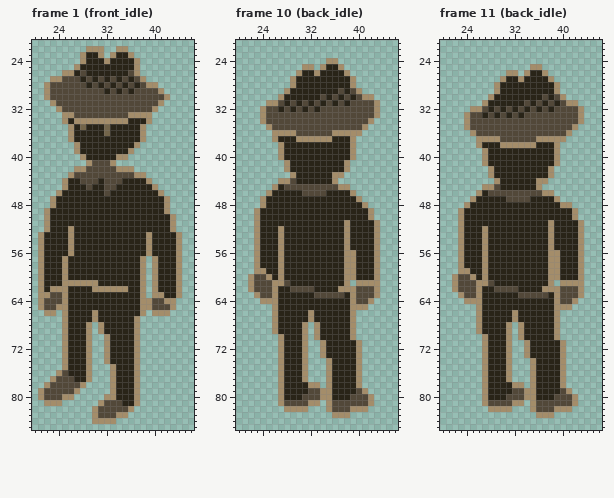
A pixel-art file gets an edit: Aseprite/characters/widower.aseprite. Above, as it was before the edit.
64x96 pixels, 18 frames. Shown: frame 1 (front_idle): x 20..46, y 21..85; frame 10 (back_idle): x 20..46, y 21..85; frame 11 (back_idle): x 20..46, y 21..85. The commit also changed other frames, which this record leaves out.
The result:
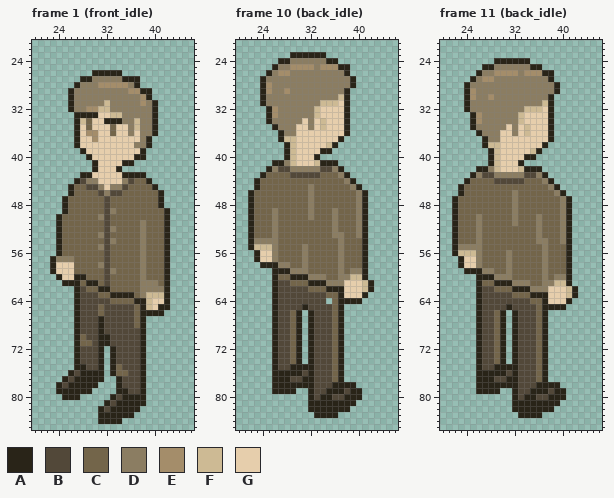
Palette (. is transparent): A #292418  B #524839  C #73654a  D #8b7d62  E #a48d6a  F #cdba94  G #e6ceac
From old to new:
Changed rows in their new state; - is an unchanged pixel.
Frame 1 (front_idle), layer "Layer 3":
first column x 21:
22 --------...--..---------
23 -------....-....--------
24 -------..........-------
25 ------...........-------
26 ----.....-----...-------
27 --.....-ADDDDDA-A.------
28 -.....ADDDEEEEED-...----
29 -....ADDDDDDDDDEEAA..---
30 -....ADDDDDDDDDDDEA...--
31 --...ADDDDDFDDDDDEDA.---
32 ---..ADDEEFFDDDDDDDA----
33 ----..AAAAGGFFDDDDDA----
34 ----..AFCGGAAADDFDDA----
35 -----.-GCGGGCGGDFDDA----
36 -----.-GEEGGCGGDGDDA----
37 -----.-GGEGGGGGGGDA-----
38 ------AGGGGGGGGGDDA-----
39 ------.-GGGGGGGGGA------
40 -------.-GGGGGGGAA------
41 --------.AGGGGAA--------
42 ------...AGGGA..--------
43 -----..AAGGGGGAAAA------
44 ----..--DDGGGGDBCCA-----
45 ----.-CC-BDGDDBCCCCA----
46 ---..-CCCCBDBBCCCCCCA---
47 --..-CCCCCCBCCCCCCCC-.--
48 --..-CCCCCCBCCCCCCCC-.--
49 -...-CCCCCCBDCCCCCCCCA--
50 -..-CCCCCCDBCCCCCCCCC-.-
51 -..-CCCCCCCBCCCCCDCCC-.-
52 -..-CCCCCCCBDCCCCDCCC-.-
53 ...-CCCCCCDBCCCCCDCCC-..
54 ...-CCCCCCCBDCCCCDCCC-..
55 ...-CCCCCCDBCCCCCDCCC-..
56 ...-CCCCCCCBCCCCCDCCC-..
57 ..-DDDCCCCCBCCCCCDCCC-..
58 ..-GGGCCCCDBCCCCCDCCC-..
59 ..-GGGCCCCCBDCCCCDCCC-..
60 ...-GG--CCCBCCCCCDCCC-..
61 ....AAACAACBCCCCCDDDC-..
62 ......-BCCAACCCCCDDDD-..
63 ......-BBBCC----CDFFF-..
64 ......-BBBBBCCCC-AFGGA.-
65 ......-BBBCBBBBBCAFGAA.-
66 -..-..-BBBCBBBBBCAAAA.--
67 ----..-BBB-BBBBBCA------
68 ----..-BBBABBBBBCA------
69 ----..-BBBABBBBBBA------
70 ----..-CBBAABBBBBA------
71 ----..-CCBAABBBBBA------
72 ----..-BBBA.-BBBBA------
73 ----..-BBBA.-BBBBA------
74 ----..-BBBA.-BBBBA------
75 ----..--BBA-ACBBBA------
76 ---..-B-AAA-ACCBBA------
77 --..A---AAA-.-BBBA------
78 -..A-AAAAA--.-BBBA------
79 ...AAAAAA---.--BBA------
80 ....AAA----.AB--AA------
81 -...------.A-A--AA------
82 ---------.A-AAAAA-------
83 ---------.AAAAAA--------
84 ---------.AAAA----------
Frame 10 (back_idle), layer "Layer 3":
first column x 22:
23 -------AAAAAA---------
24 -----AADDDDDDAA-------
25 ----ADDEE--D-EEAA-----
26 ---ADEEDDDDDDDDDA-----
27 --ADDDDDDDDDDDDDDA----
28 --AEDDDDDDDDDDDDDA----
29 --AEDD-DDDDDDDDD-..---
30 --ADDDDDDDDDDDDFA....-
31 --ADDDDDDDDDFFFG-.....
32 --.AEDDDDDDFGGGGA.....
33 --.AEDDDDDDFGGGGA.....
34 --.ADDDDDGDGFGGGA....-
35 ---.ADDDGGDGFGGGA...--
36 ----.ADDGGGGGGGGA..---
37 ----.-FFGGGGGGG-..----
38 -----.-FGGGGGF-...----
39 -----.-FGGGG--....----
40 -----.-FGGG-......----
41 ----AADFGGGF---..-----
42 ---ADBBDDDDDBBD-.-----
43 --ACCCCBBBBBCCCDA-----
44 -ACCCCCCCCCCCCCCDA----
45 -ACCCCCCCCDCCCCCCDA---
46 ACCCCCCCCCDCCCCCCCDA--
47 ACCCCCCCCCDCCCCCCCDA--
48 ACCCCCCCCCDCCCCCCCDA--
49 ACCCDCCCCCDCCCDCCCD-.-
50 ACCCDCCCCCDCCCDCCCD-.-
51 ACCCDCCCCCCCCCDCCCD-..
52 ACCCDCCCCCCCCCDCCCD-..
53 ACCCDCCCCCCCCCDDCCD-..
54 ADDDDCCCCCCCCCCDCCC-..
55 AFFFDCCCCDCCCCCDCCC-..
56 -AGGDCCCCDCCCCCDCCC-..
57 -AGGDCCCCDCCCCCDCCC-..
58 -.---DDCCDCCCCCDCCC-..
59 -...-A-DDDCCCCCDCDD-..
60 ....-CC---DDDCCDDFF-..
61 ....AB-CCC---DDDGGGFA.
62 ....ABB---CCC--AGGGFA.
63 -...ABBBBBB--CCAGGGA..
64 --..ABBBBBBBB.C--AA..-
65 ----ABBBB-BBBBC-....--
66 ----ABBC-.ABBBC-..----
67 ----ABBC-.ABBBC-..----
68 ----ABBC-.ABBBC-..----
69 ----ABBC-.ABBBC-..----
70 ----ABBC-.ABBBC-..----
71 ----ABBC-.ABBBC-...---
72 ----ABBC-.ABBBC-...---
73 ----ABBC-.ABBBC-...---
74 ----ABBC-.ABBBC-...---
75 ----ABB--AABBBC-...---
76 ----AA---BABBBC-...---
77 ----AA-BBAABBBC-...---
78 ----AA----ABBB----.---
79 ----AA--..A-BA--B-A.--
80 -----.....A-AABB-AA..-
81 -----.....AAAAAAAA...-
82 ------....AAAAAAA...--
83 -----------AAAA..-----
Frame 11 (back_idle), layer "Layer 3":
first column x 22:
24 -------AAAAAA---------
25 -----AADDDDDDAA-------
26 ----ADDEE--D-EEAA-----
27 ---ADEEDDDDDDDDDA-----
28 --ADDDDDDDDDDDDDDA----
29 --AEDDDDDDDDDDDDDA----
30 --AEDD-DDDDDDDDD-..---
31 --ADDDDDDDDDDDDFA....-
32 --ADDDDDDDDDFFFG-.....
33 --.AEDDDDDDFGGGGA.....
34 --.AEDDDDDDFGGGGA.....
35 --.ADDDDDGDGFGGGA....-
36 ---.ADDDGGDGFGGGA...--
37 ----.ADDGGGGGGGGA..---
38 ----.-FFGGGGGGG-..----
39 -----.-FGGGGGF-...----
40 -----.-FGGGG--....----
41 -----.-FGGG-......----
42 ----AADFGGGF---..-----
43 ---ADBBDDDDDBBD-.-----
44 --ACCCCBBBBBCCCDA-----
45 -ACCCCCCCCCCCCCCDA----
46 -ACCCCCCCCDCCCCCCDA---
47 ACCCCCCCCCDCCCCCCCDA--
48 ACCCCCCCCCDCCCCCCCDA--
49 ACCCCCCCCCDCCCCCCCD-.-
50 ACCCDCCCCCDCCCDCCCD-.-
51 ACCCDCCCCCDCCCDCCCD-..
52 ACCCDCCCCCCCCCDCCCD-..
53 ACCCDCCCCCCCCCDCCCD-..
54 ACCCDCCCCCCCCCDDCCD-..
55 ADDDDCCCCCCCCCCDCCC-..
56 AFFFDCCCCDCCCCCDCCC-..
57 -AGGDCCCCDCCCCCDCCC-..
58 -AGGDCCCCDCCCCCDCCC-..
59 -.A--DDCCDCCCCCDCCC-..
60 ....-A-DDDCCCCCDCDD-..
61 ....ACC---DDDCCDDFFA..
62 ....ABBCCCA--DDDGGGFA.
63 -...ABBBBBCCCAAAGGGFA.
64 --..ABBBBBBBBCC-GGGA.-
65 ----ABBBB-BBBBC--AA.--
66 ----ABBC-.ABBBC-..----
67 ----ABBC-.ABBBC-..----
68 ----ABBC-.ABBBC-..----
69 ----ABBC-.ABBBC-..----
70 ----ABBC-.ABBBC-..----
71 ----ABBC-.ABBBC-...---
72 ----ABBC-.ABBBC-...---
73 ----ABBC-.ABBBC-...---
74 ----ABBC-.ABBBC-...---
75 ----ABB--AABBBC-...---
76 ----AA---BABBBC-...---
77 ----AA-BBAABBBC-...---
78 ----AA----ABBB----.---
79 ----AA--..A-BA--B-A.--
80 -----.....A-AABB-AA..-
81 -----.....AAAAAAAA...-
82 ------....AAAAAAA...--
83 -----------AAAA..-----
Boxes around the changes in both pictures, in picture pixels (x1, y1, x2, y2):
changed: (38, 46, 182, 424)
changed: (248, 52, 380, 418)
changed: (452, 58, 584, 418)
